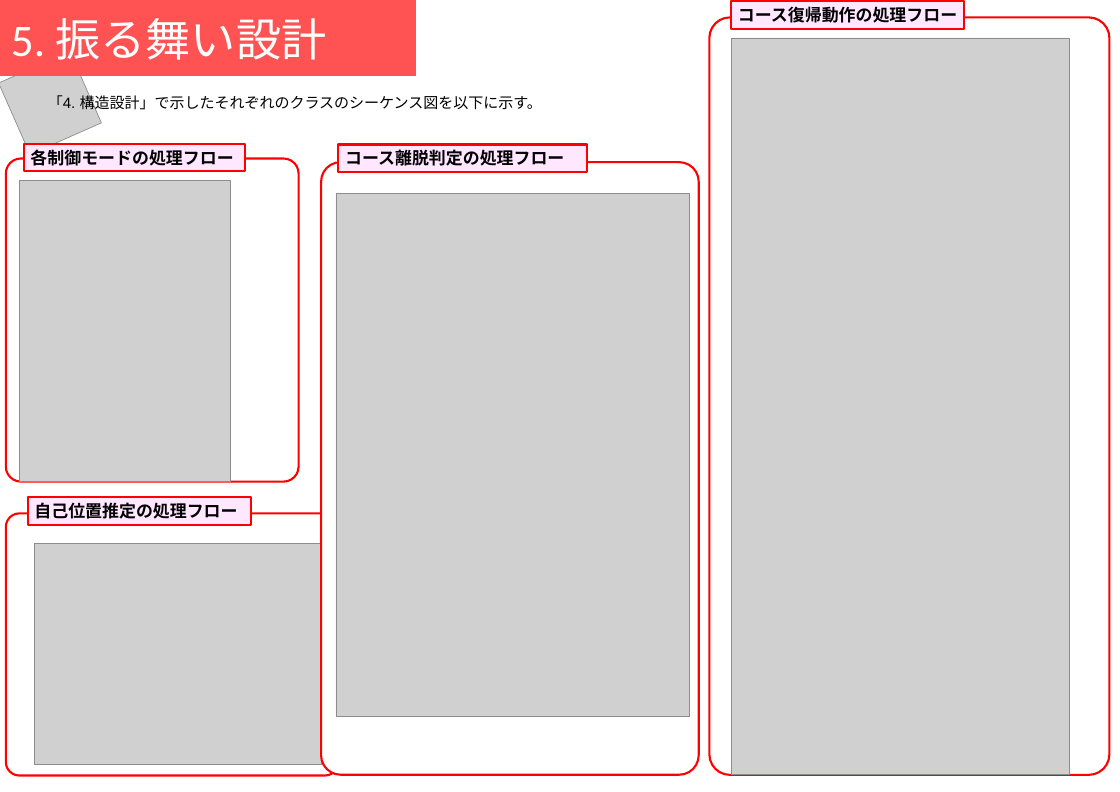
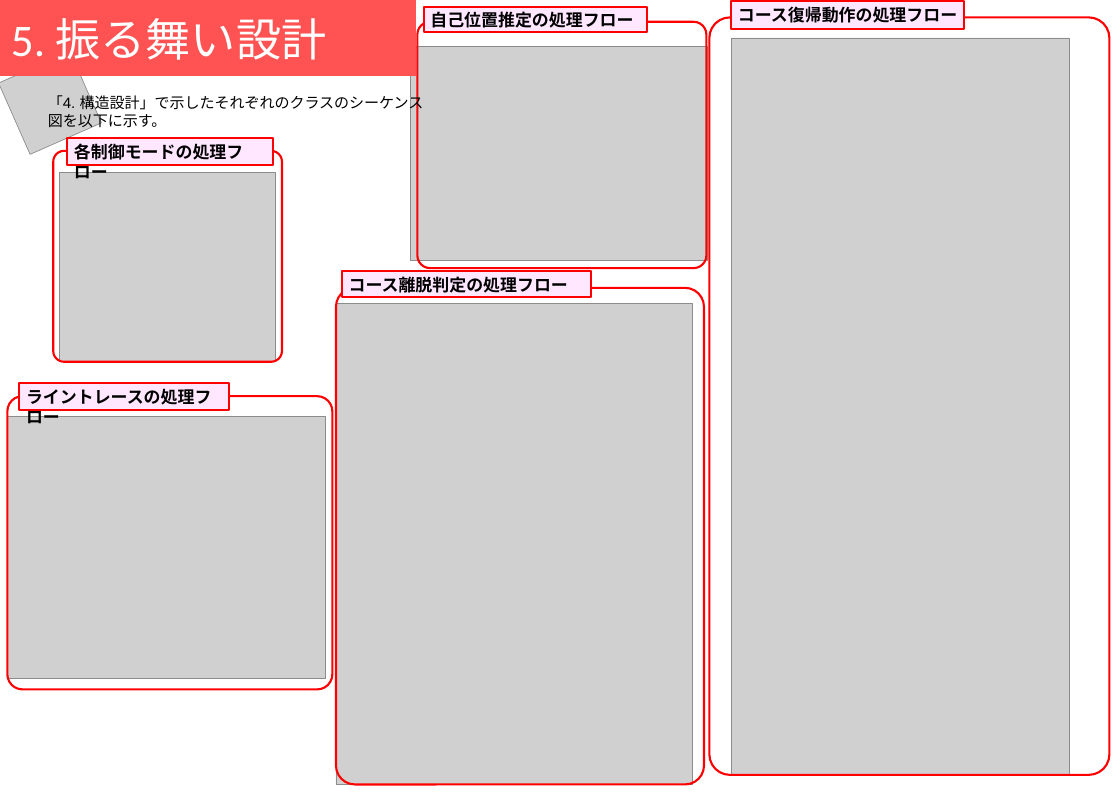
Before and after one commit to Yamacho9/MsBBProject, a slide deck: slide 5 of モデル提出用/モデル_馬場案.pptx. Drawn at 1120x792 pixels with LibreOffice and Linux fonts; fonts in the diff are those of the drawing; grey boxes stand for pictures. Boxes give left, top, right and bottom in pixels: in the first picture for what was removed or moved away, otherwise in the second. Text is boxed around its words. In the diff, an @@ line names an element or a change of style, - is before the commit and + after.

Commit message:
モデルシートレビュー指摘反映

```diff
--- a/モデル提出用/モデル_馬場案.pptx
+++ b/モデル提出用/モデル_馬場案.pptx
@@ fill #FFFFFF to none in 4 elements at (709, 18, 1110, 775), (336, 288, 704, 785), (54, 151, 283, 362), (417, 22, 707, 268) @@
@@ rounded rectangle: place and size @@
-rounded rectangle at (6, 514, 339, 776)
+rounded rectangle at (417, 22, 707, 268)
@@ rectangle "自己位置推定の処理フロー": place and size @@
-rectangle "自己位置推定の処理フロー" at (28, 497, 251, 524)
+rectangle "自己位置推定の処理フロー" at (423, 7, 646, 33)
@@ picture added at (411, 47, 708, 261) @@
@@ text at (48, 93, 424, 131): text changed @@
-「4. 構造設計」で示したそれぞれのクラスのシーケンス図を以下に示す。
+「4. 構造設計」で示したそれぞれのクラスのシーケンス
+図を以下に示す。
@@ rectangle "各制御モードの処理フロー": place and size @@
-rectangle "各制御モードの処理フロー" at (24, 144, 245, 171)
+rectangle "各制御モードの処理フロー" at (67, 138, 273, 165)
@@ rounded rectangle: place and size @@
-rounded rectangle at (6, 159, 299, 482)
+rounded rectangle at (54, 151, 283, 362)
@@ picture added at (60, 173, 275, 362) @@
@@ picture removed at (19, 181, 230, 482) @@
@@ rounded rectangle: place and size @@
-rounded rectangle at (321, 162, 699, 774)
+rounded rectangle at (336, 288, 704, 785)
@@ rectangle "コース離脱判定の処理フロー": place and size @@
-rectangle "コース離脱判定の処理フロー" at (339, 144, 587, 171)
+rectangle "コース離脱判定の処理フロー" at (342, 271, 592, 297)
@@ picture: place and size @@
-picture at (336, 194, 690, 717)
+picture at (336, 304, 692, 785)
@@ rectangle added at (19, 383, 229, 411), fill #FFE7FF, outline #FF0000 2.25 pt, 18 pt, text #000000, bold @@
+ライントレースの処理フロー
@@ picture added at (7, 417, 325, 679) @@
@@ rounded rectangle added at (7, 396, 333, 690), outline #FF0000 2.25 pt @@
@@ picture removed at (34, 544, 321, 765) @@
```
Also in this commit, not shown: 4 other slides changed, 1 slide removed, 1 other file.
